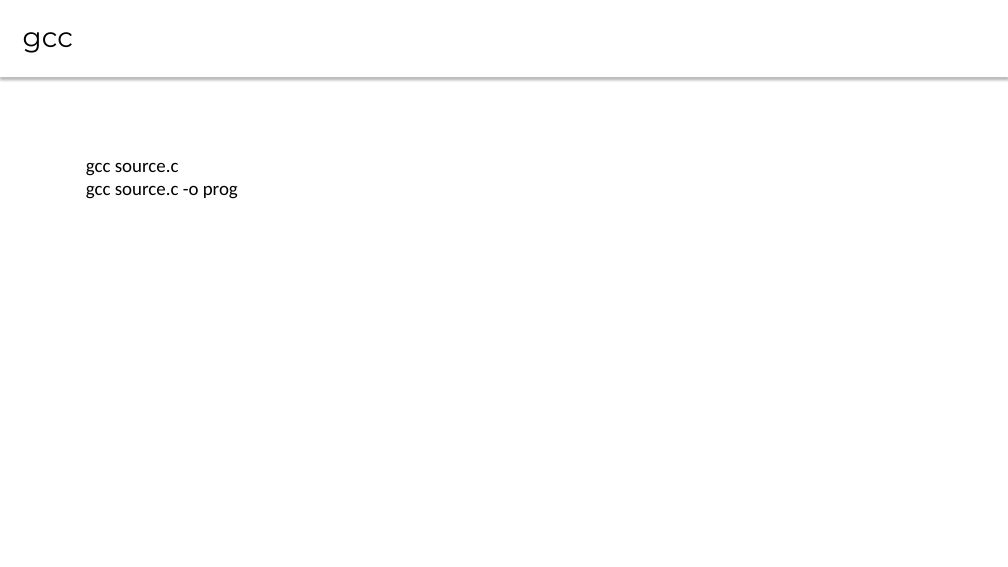
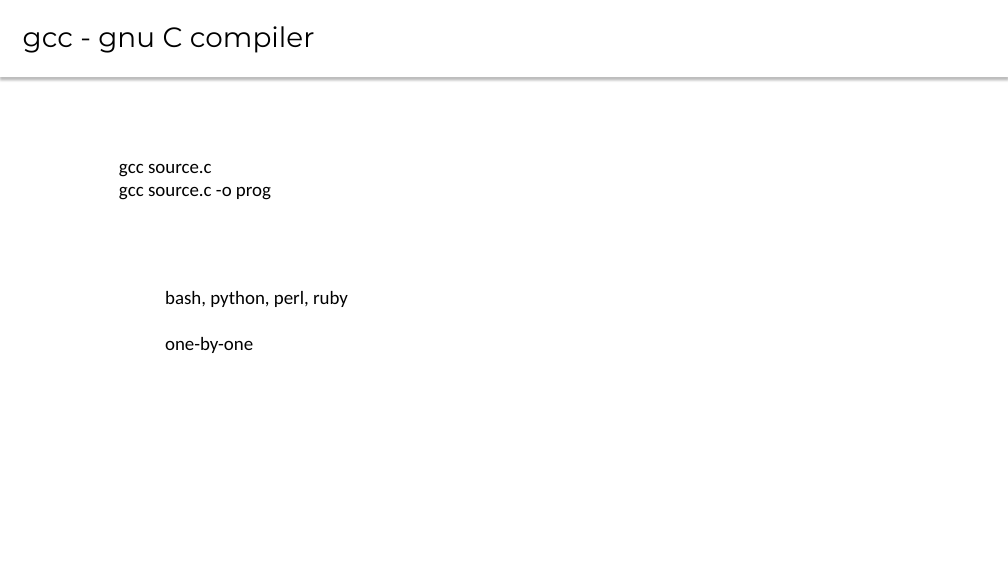
Before and after one commit to CsteerDevops1/lectures_devops2, a slide deck: slide 3 of LinuxAdm/LinuxAdm1.pptx. Drawn at 1008x567 pixels with LibreOffice and Linux fonts; fonts in the diff are those of the drawing. Boxes give left, top, right and bottom in pixels: in the first picture for what was removed or moved away, otherwise in the second. Text is boxed around its words. In the diff, an @@ line names an element or a change of style, - is before the commit and + after.

```diff
--- a/LinuxAdm/LinuxAdm1.pptx
+++ b/LinuxAdm/LinuxAdm1.pptx
@@ text at (23, 26, 315, 53): text changed @@
-gcc
+gcc - gnu C compiler
@@ text "gcc source.c": place and size @@
-text "gcc source.c" at (86, 163, 238, 199)
+text "gcc source.c" at (119, 164, 271, 200)
@@ text added at (165, 291, 348, 353), 18 pt, text #000000 @@
+bash, python, perl, ruby
+one-by-one
```
Also in this commit, not shown: 4 other slides changed, 3 other files.
